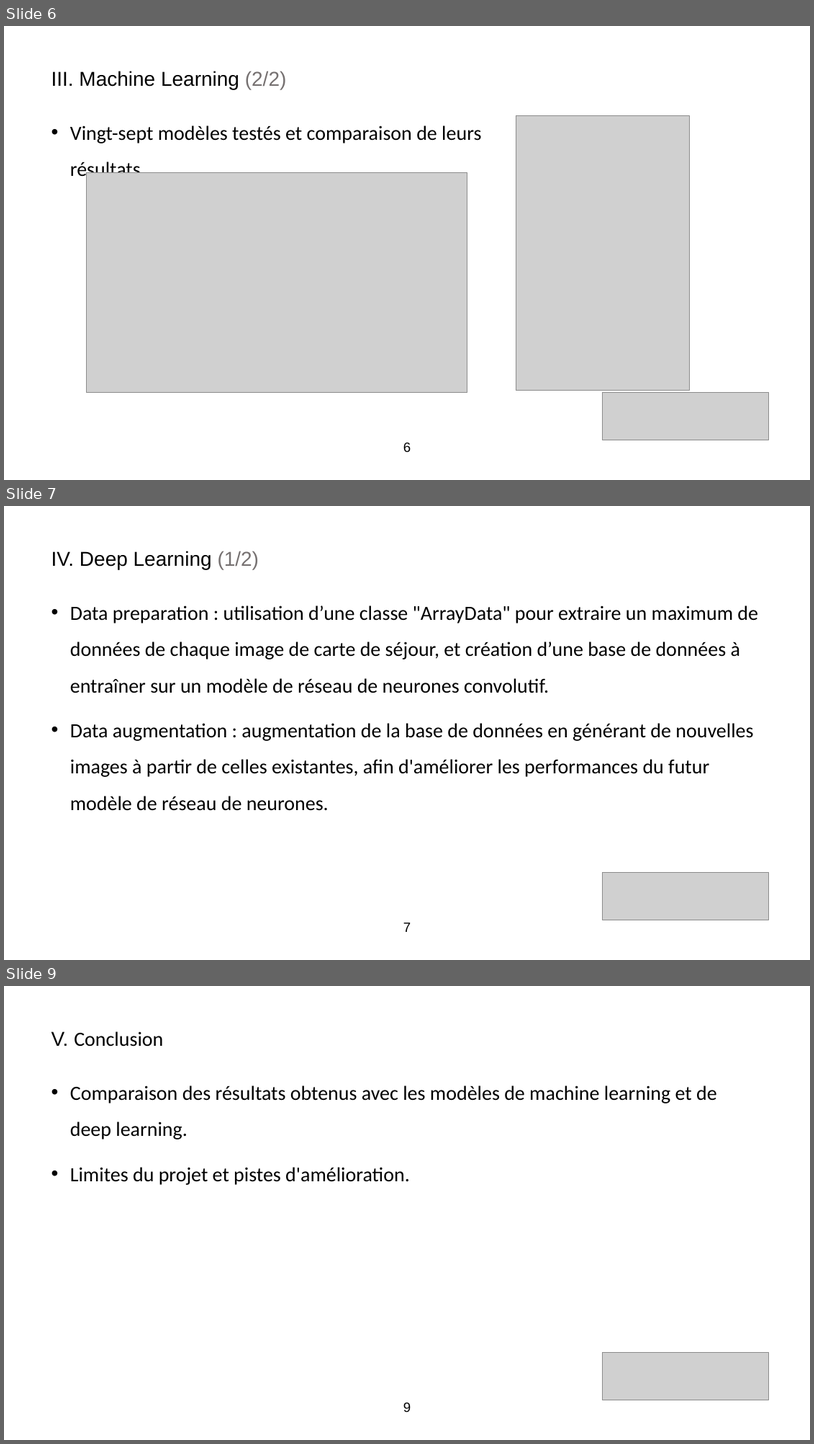
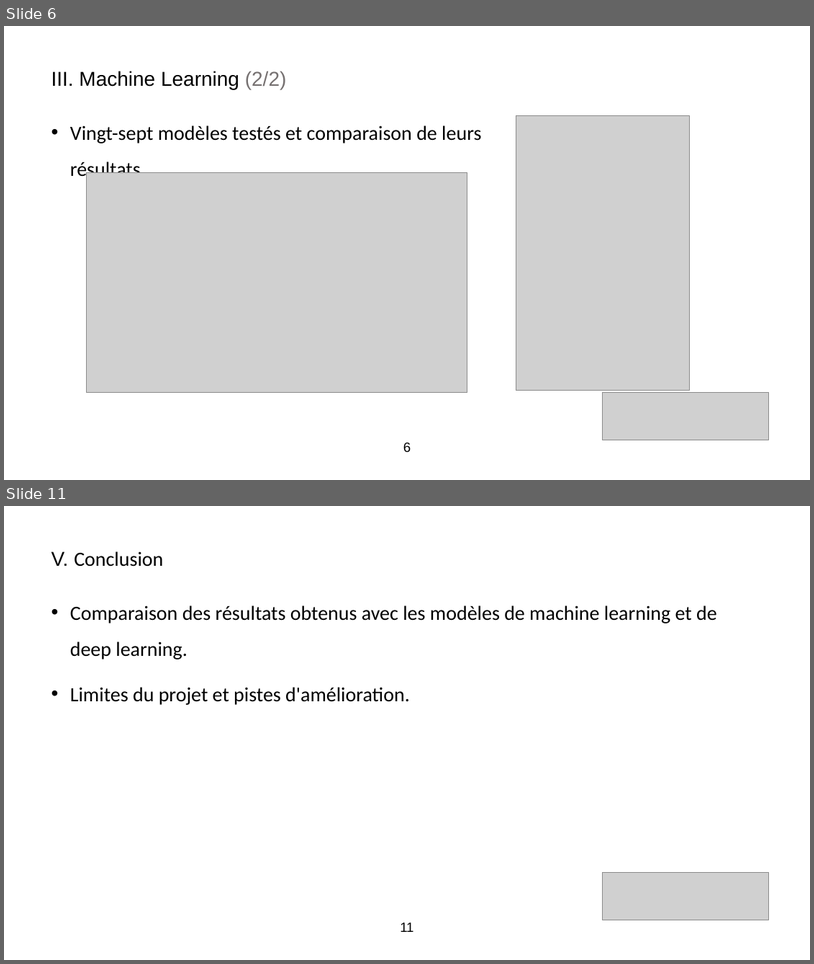
Before and after one commit to MarcAntoineAuvray/project_cartes, a slide deck: presentation_projet_python.pptx. Shown one above the other, each under a label of ours: slides 6, 7 and 9 before the commit, slides 6 and 11 after it; the slides between them are not shown. The pictures are 814x1444 and 814x964 pixels, drawn with LibreOffice and Linux fonts; fonts in the diff are those of the drawing; grey boxes stand for pictures. Boxes give left, top, right and bottom in pixels: in the first picture for what was removed or moved away, otherwise in the second. Text is boxed around its words. In the diff, an @@ line names an element or a change of style, - is before the commit and + after.

```diff
--- a/presentation_projet_python.pptx
+++ b/presentation_projet_python.pptx
@@ slide 7 removed at box(4, 506, 810, 960), background #FFFFFF @@
@@ subtitle removed at box(52, 551, 260, 570) @@
-IV. Deep Learning (1/2)
@@ text removed at box(70, 605, 759, 811) @@
-• Data preparation : utilisation d’une classe "ArrayData" pour extraire un maximum de données de chaque image de carte de séjour, et création d’une base de données à entraîner sur un modèle de réseau de neurones convolutif.
-• Data augmentation : augmentation de la base de données en générant de nouvelles images à partir de celles existantes, afin d'améliorer les performances du futur modèle de réseau de neurones.
@@ picture removed at box(603, 872, 769, 920) @@
@@ page number removed at box(404, 922, 411, 932) @@
-7
@@ what was slide 9 is now slide 11 @@
@@ page number at box(400, 922, 414, 932): text changed @@
-9
+11
```
Also in this commit, not shown: 4 slides added, 1 other slide removed, 1 other file.
